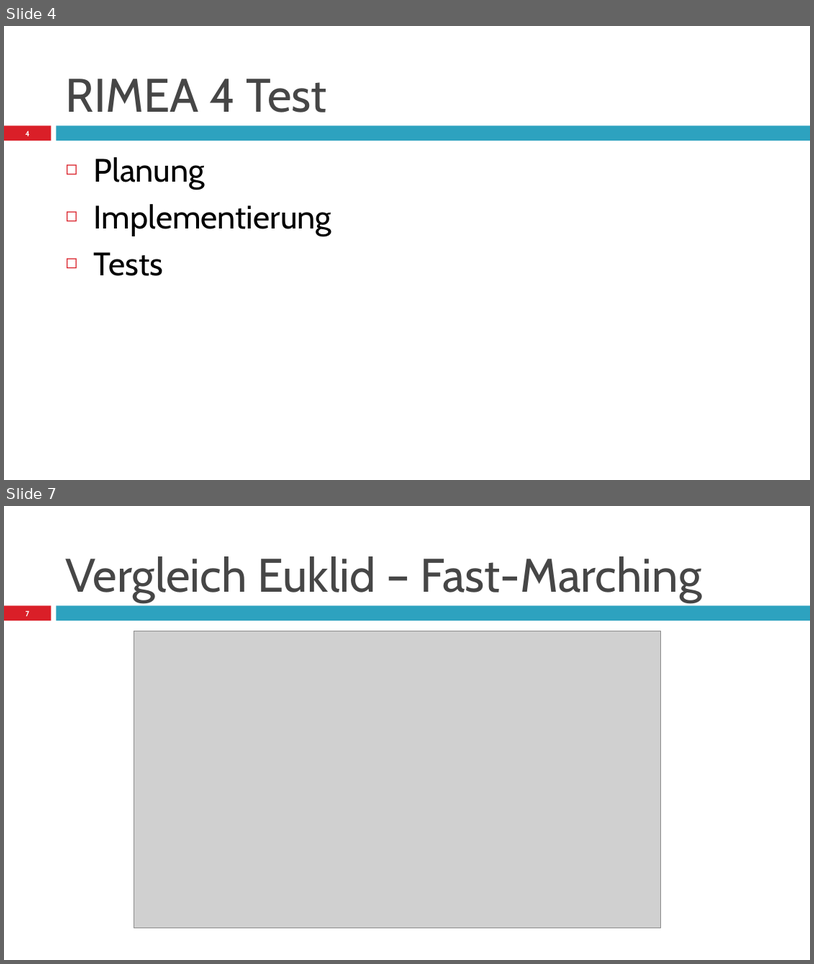
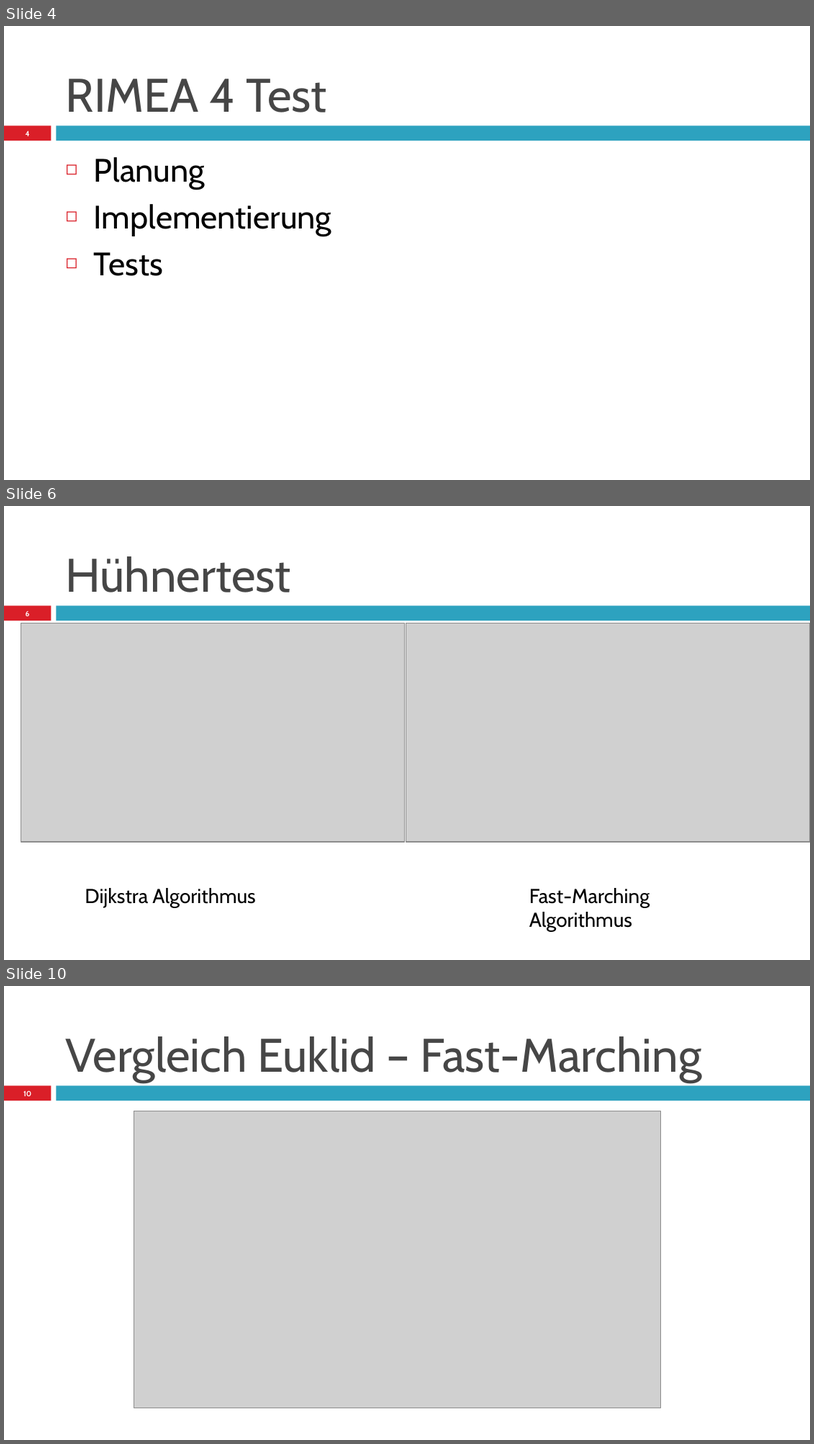
Before and after one commit to Arne2/hm-modellbildung, a slide deck: angabe3/PräsentationStudienarbeit3_Diez_Mueller_Schöntag_Graf.pptx. Shown one above the other, each under a label of ours: slides 4 and 7 before the commit, slides 4, 6 and 10 after it; the slides between them are not shown. The pictures are 814x964 and 814x1444 pixels, drawn with LibreOffice and Linux fonts; fonts in the diff are those of the drawing; grey boxes stand for pictures. Boxes give left, top, right and bottom in pixels: in the first picture for what was removed or moved away, otherwise in the second. Text is boxed around its words. In the diff, an @@ line names an element or a change of style, - is before the commit and + after.

```diff
--- a/angabe3/PräsentationStudienarbeit3_Diez_Mueller_Schöntag_Graf.pptx
+++ b/angabe3/PräsentationStudienarbeit3_Diez_Mueller_Schöntag_Graf.pptx
@@ slide 6 added at box(4, 506, 810, 960), background #FFFFFF; not listed: 2 template elements that a slide beside it also shows @@
@@ title added at box(66, 556, 291, 592), 42 pt, text #464646 @@
+Hühnertest
@@ page number added at box(26, 611, 30, 616), 6.7 pt, text #FFFFFF, bold @@
+6
@@ picture added at box(21, 623, 405, 842) @@
@@ picture added at box(406, 623, 810, 842) @@
@@ text added at box(85, 888, 255, 907), 18 pt, text #000000 @@
+Dijkstra Algorithmus
@@ text added at box(530, 888, 650, 932), 18 pt, text #000000 @@
+Fast-Marching Algorithmus
@@ what was slide 7 is now slide 10 @@
@@ page number at box(23, 1090, 31, 1096): text changed @@
-7
+10
```
Also in this commit, not shown: 2 slides changed, 2 other slides added.
